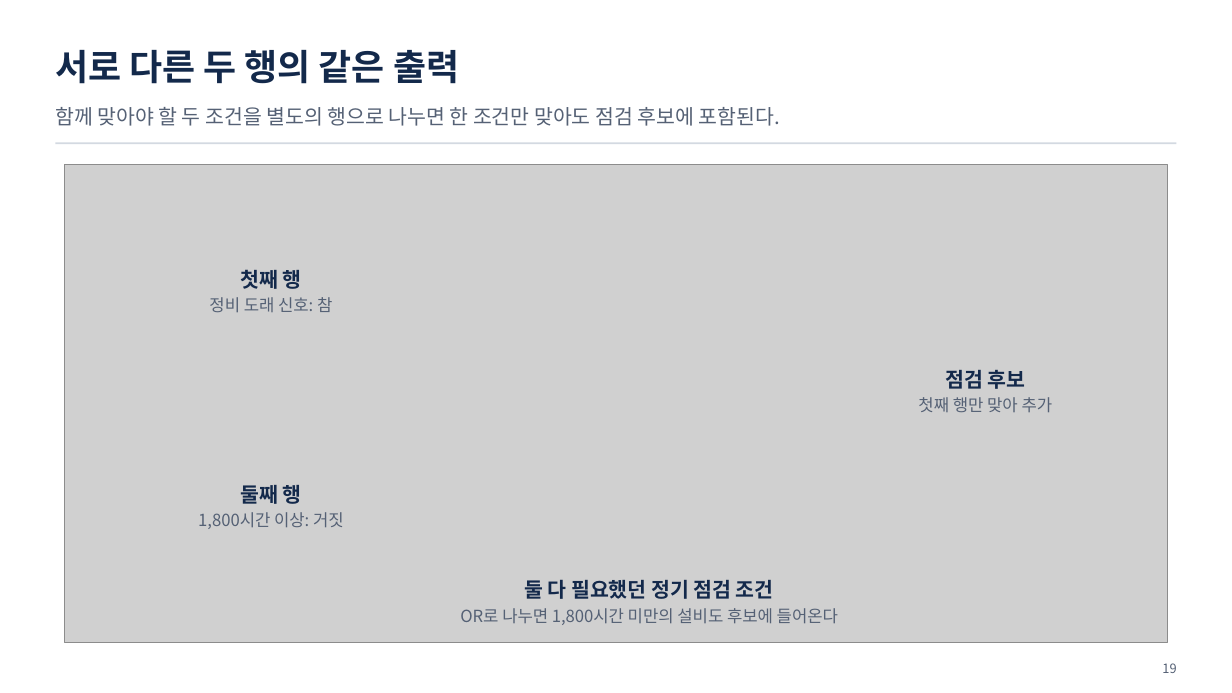
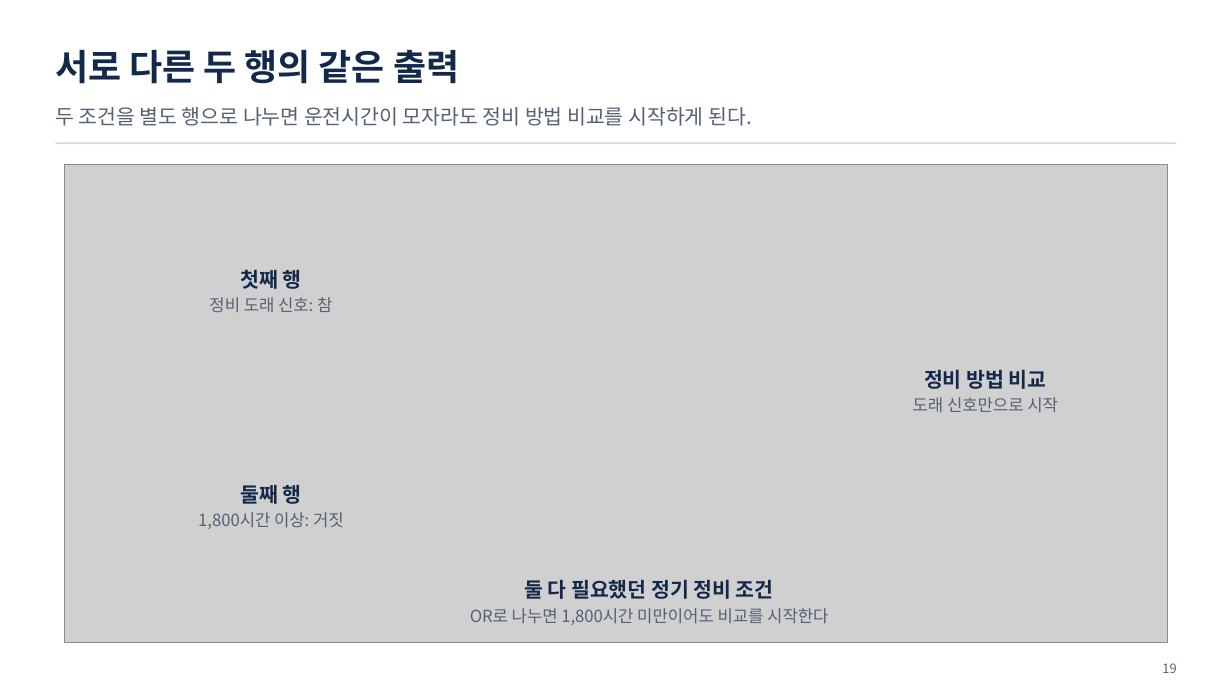
Before and after one commit to uengine-oss/hyd-iot-edu, a slide deck: slide 19 of workspace/강의제작/산출물/통합반/이론_오프라인/03회차/통합반_오프라인_03회차.pptx. Drawn at 1232x693 pixels with LibreOffice and Linux fonts; fonts in the diff are those of the drawing; grey boxes stand for pictures. Boxes give left, top, right and bottom in pixels: in the first picture for what was removed or moved away, otherwise in the second. Text is boxed around its words. In the diff, an @@ line names an element or a change of style, - is before the commit and + after.

```diff
--- a/workspace/강의제작/산출물/통합반/이론_오프라인/03회차/통합반_오프라인_03회차.pptx
+++ b/workspace/강의제작/산출물/통합반/이론_오프라인/03회차/통합반_오프라인_03회차.pptx
@@ text at (55,107,752,126): text changed @@
-함께 맞아야 할 두 조건을 별도의 행으로 나누면 한 조건만 맞아도 점검 후보에 포함된다.
+두 조건을 별도 행으로 나누면 운전시간이 모자라도 정비 방법 비교를 시작하게 된다.
@@ text at (913,369,1058,412): text changed @@
-점검 후보
-첫째 행만 맞아 추가
+정비 방법 비교
+도래 신호만으로 시작
@@ text at (470,577,828,625): text changed @@
-둘 다 필요했던 정기 점검 조건
-OR로 나누면 1,800시간 미만의 설비도 후보에 들어온다
+둘 다 필요했던 정기 정비 조건
+OR로 나누면 1,800시간 미만이어도 비교를 시작한다
```
Also in this commit, not shown: 4 other slides changed, 9 other files.
